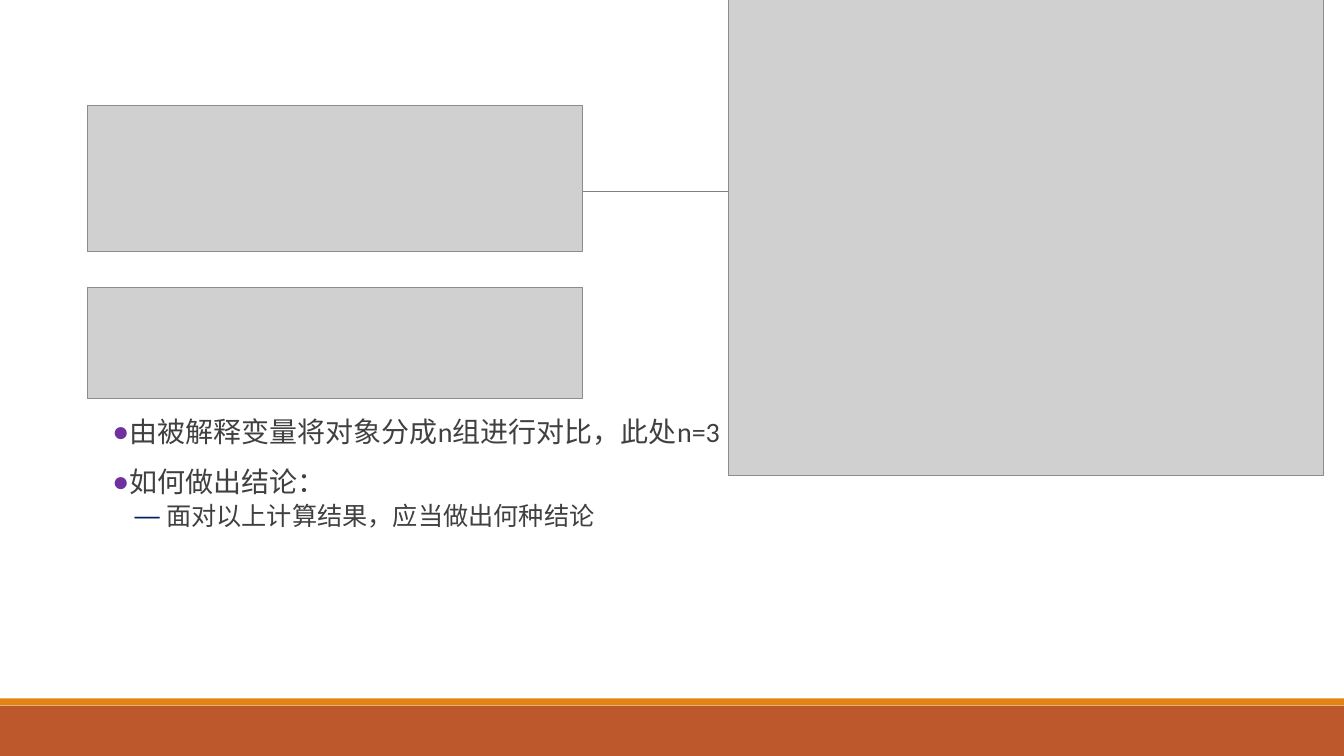
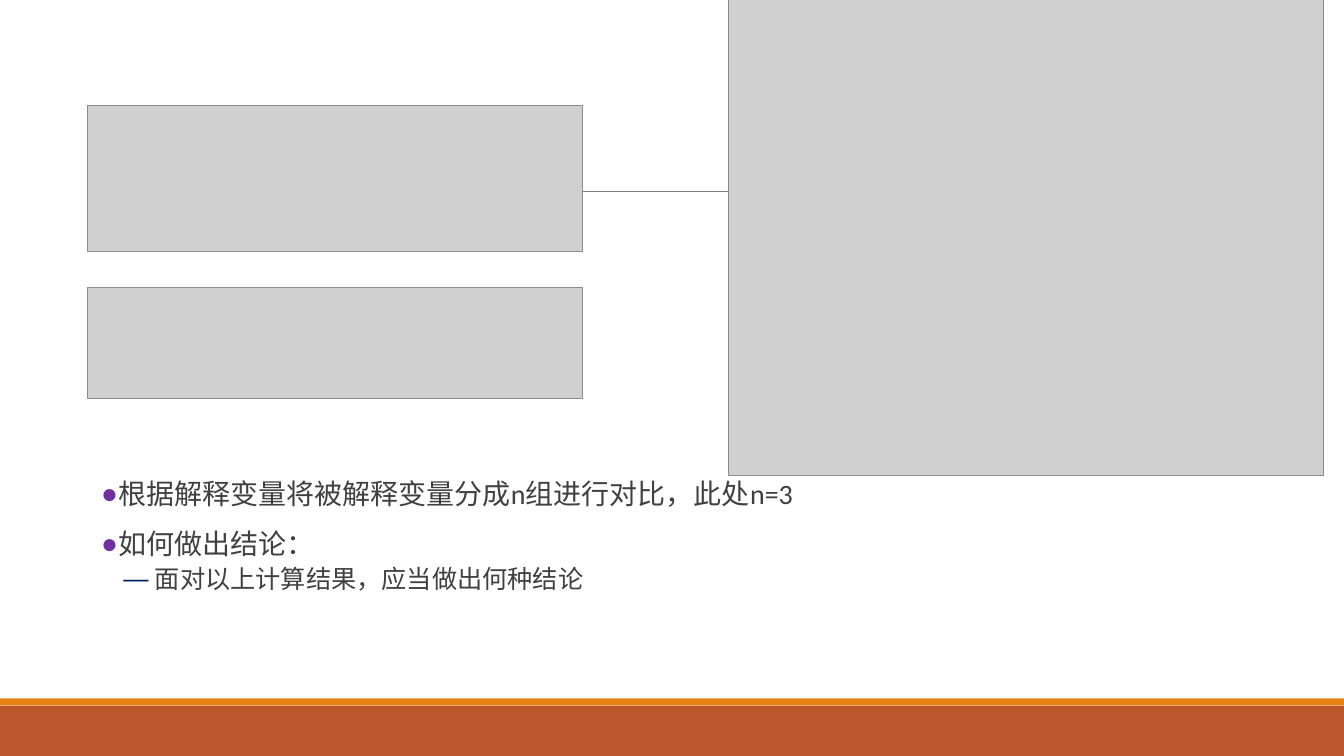
Before and after one commit to exoplanetX/DataAnalytics, a slide deck: slide 25 of 数据分析-4-非参数分析.pptx (slide 20 before the commit). Drawn at 1344x756 pixels with LibreOffice and Linux fonts; fonts in the diff are those of the drawing; grey boxes stand for pictures. Boxes give left, top, right and bottom in pixels: in the first picture for what was removed or moved away, otherwise in the second. Text is boxed around its words. In the diff, an @@ line names an element or a change of style, - is before the commit and + after.

```diff
--- a/数据分析-4-非参数分析.pptx
+++ b/数据分析-4-非参数分析.pptx
@@ text "根据解释变量将被解释变量分成n组进行对比，此处n=3": place and size @@
-text "根据解释变量将被解释变量分成n组进行对比，此处n=3" at (129, 418, 720, 528)
+text "根据解释变量将被解释变量分成n组进行对比，此处n=3" at (118, 480, 793, 591)
@@ text at (118, 480, 793, 507): text changed @@
-● 由被解释变量将对象分成n组进行对比，此处n=3
+● 根据解释变量将被解释变量分成n组进行对比，此处n=3
```
Also in this commit, not shown: 6 other slides changed, 8 slides added, 3 slides removed.
